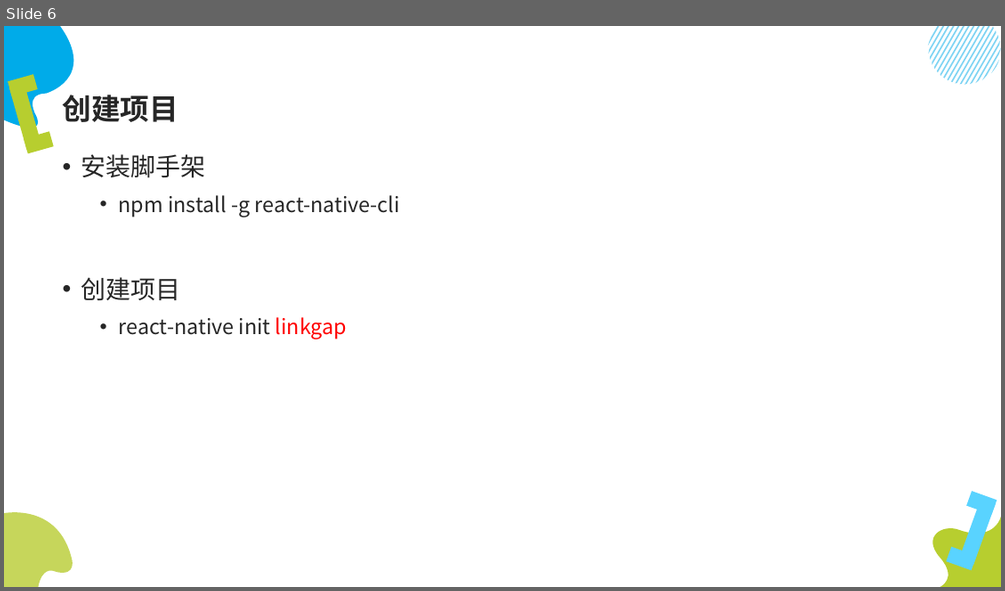
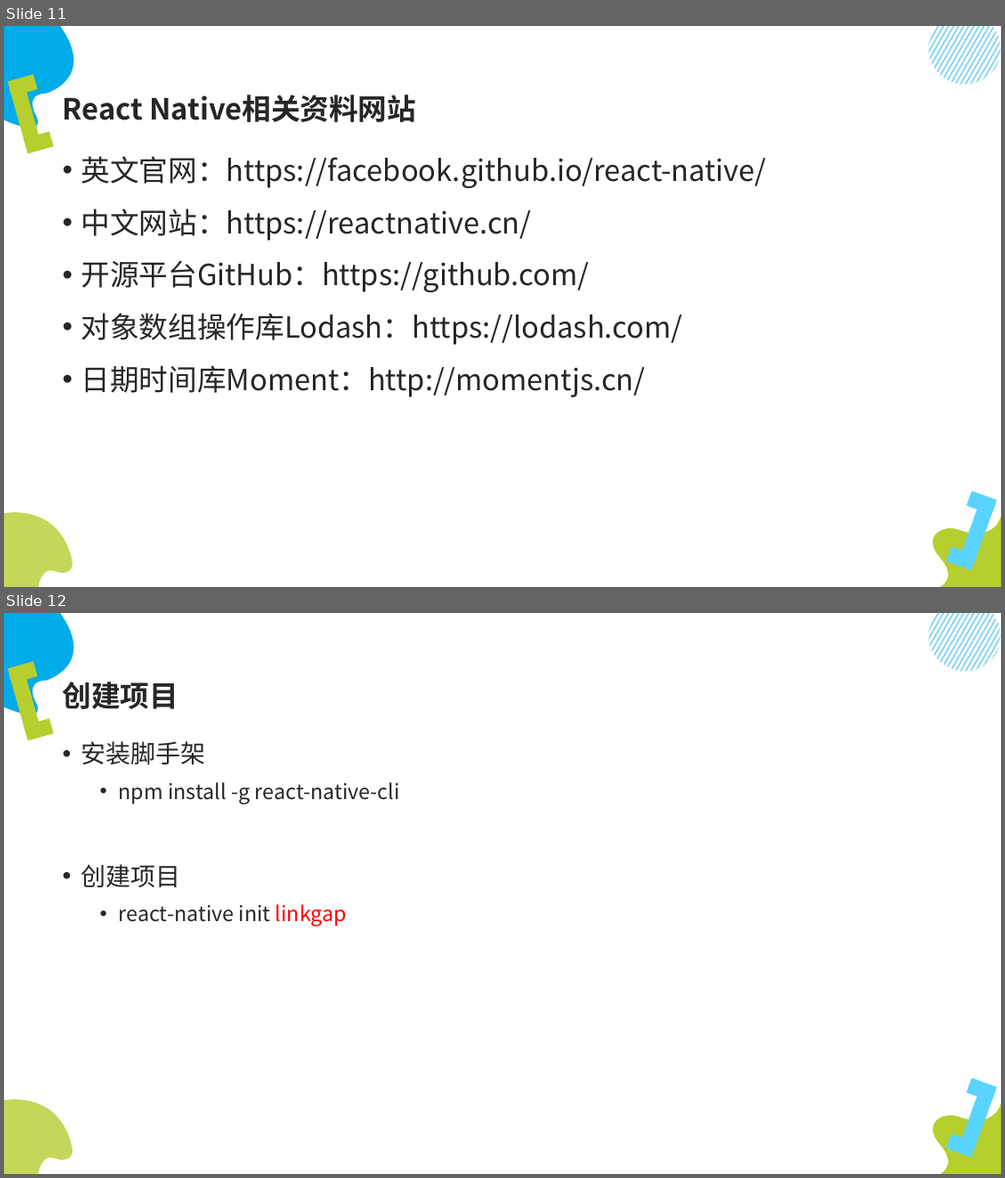
Before and after one commit to lumin824/hello-react-native, a slide deck: linkgap/ReactNative开发.pptx. Shown one above the other, each under a label of ours: slide 6 before the commit, slides 11 and 12 after it. The pictures are 1005x591 and 1005x1178 pixels, drawn with LibreOffice and Linux fonts; fonts in the diff are those of the drawing. Boxes give left, top, right and bottom in pixels: in the first picture for what was removed or moved away, otherwise in the second. Text is boxed around its words. In the diff, an @@ line names an element or a change of style, - is before the commit and + after.

```diff
--- a/linkgap/ReactNative开发.pptx
+++ b/linkgap/ReactNative开发.pptx
@@ slide 11 added at (4,26,1001,587), background #FFFFFF; not listed: 26 template elements that a slide beside it also shows @@
@@ title added at (63,95,416,122), 28 pt, text #262626, bold @@
+React Native相关资料网站
@@ text added at (81,156,767,397), 28 pt, text #262626 @@
+• 英文官网：https://facebook.github.io/react-native/
+• 中文网站：https://reactnative.cn/
+• 开源平台GitHub：https://github.com/
+• 对象数组操作库Lodash：https://lodash.com/
+• 日期时间库Moment：http://momentjs.cn/
@@ what was slide 6 is now slide 12 @@
```
Also in this commit, not shown: 9 slides changed, 16 other slides added, 1 other file.
